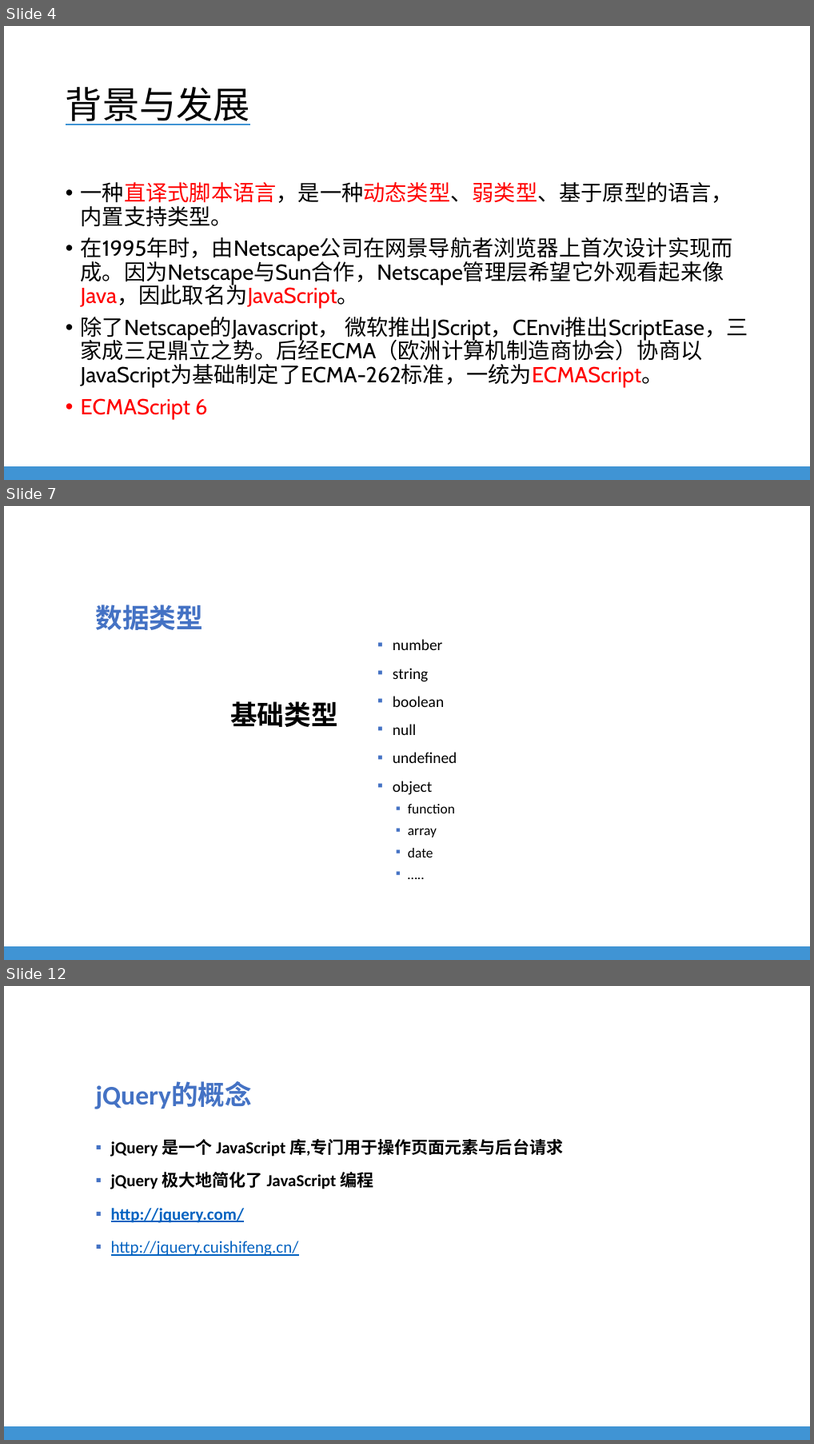
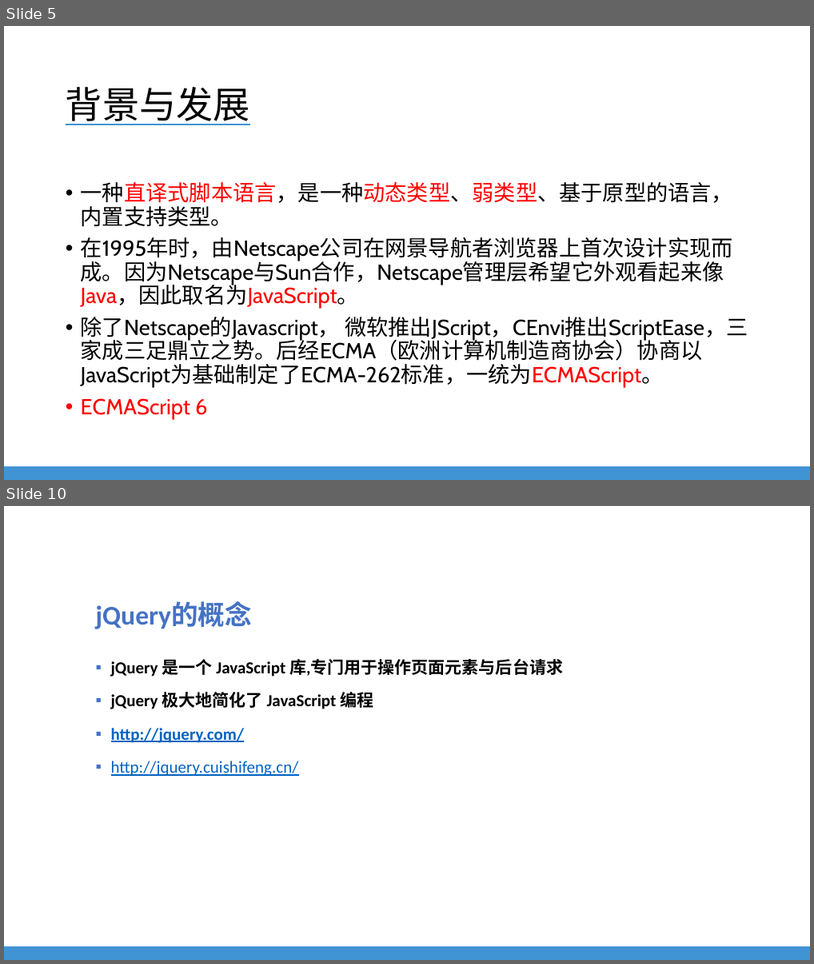
Before and after one commit to EverDoc/NLU, a slide deck: NLU Training - Javascript For QA.pptx. Shown one above the other, each under a label of ours: slides 4, 7 and 12 before the commit, slides 5 and 10 after it; the slides between them are not shown. The pictures are 814x1444 and 814x964 pixels, drawn with LibreOffice and Linux fonts; fonts in the diff are those of the drawing; background and template pictures are left out. Boxes give left, top, right and bottom in pixels: in the first picture for what was removed or moved away, otherwise in the second. Text is boxed around its words. In the diff, an @@ line names an element or a change of style, - is before the commit and + after.

```diff
--- a/NLU Training - Javascript For QA.pptx
+++ b/NLU Training - Javascript For QA.pptx
@@ slide 7 removed at [4,506,810,960], background #FFFFFF; not listed: 1 template element that a slide beside it also shows @@
@@ text removed at [96,604,203,630] @@
-数据类型
@@ text removed at [393,639,457,857] @@
-▪ number
-▪ string
-▪ boolean
-▪ null
-▪ undefined
-▪ object
-  ▪ function
-  ▪ array
-  ▪ date
-  ▪ …..
@@ text removed at [230,701,338,727] @@
-基础类型
@@ what was slide 4 is now slide 5 @@
@@ what was slide 12 is now slide 10 @@
```
Also in this commit, not shown: 4 slides changed, 3 slides added, 4 other slides removed, 1 other file.
